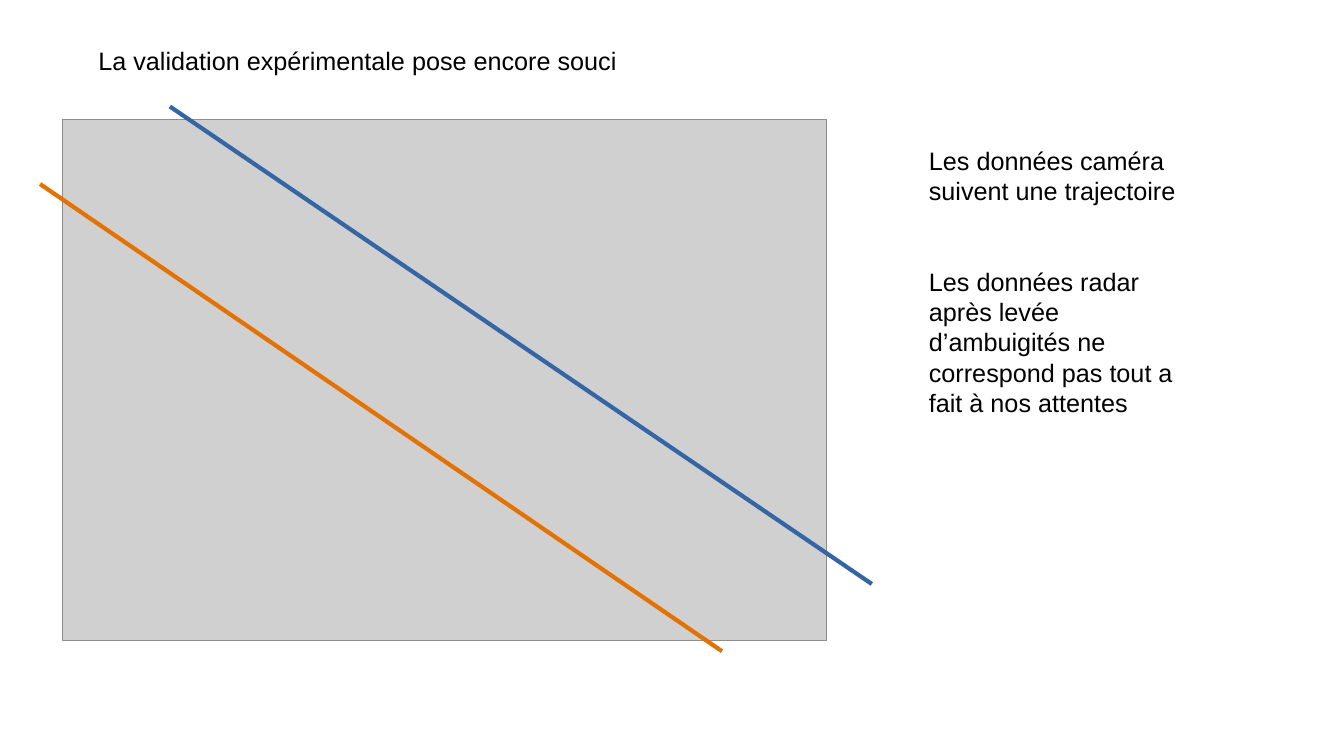
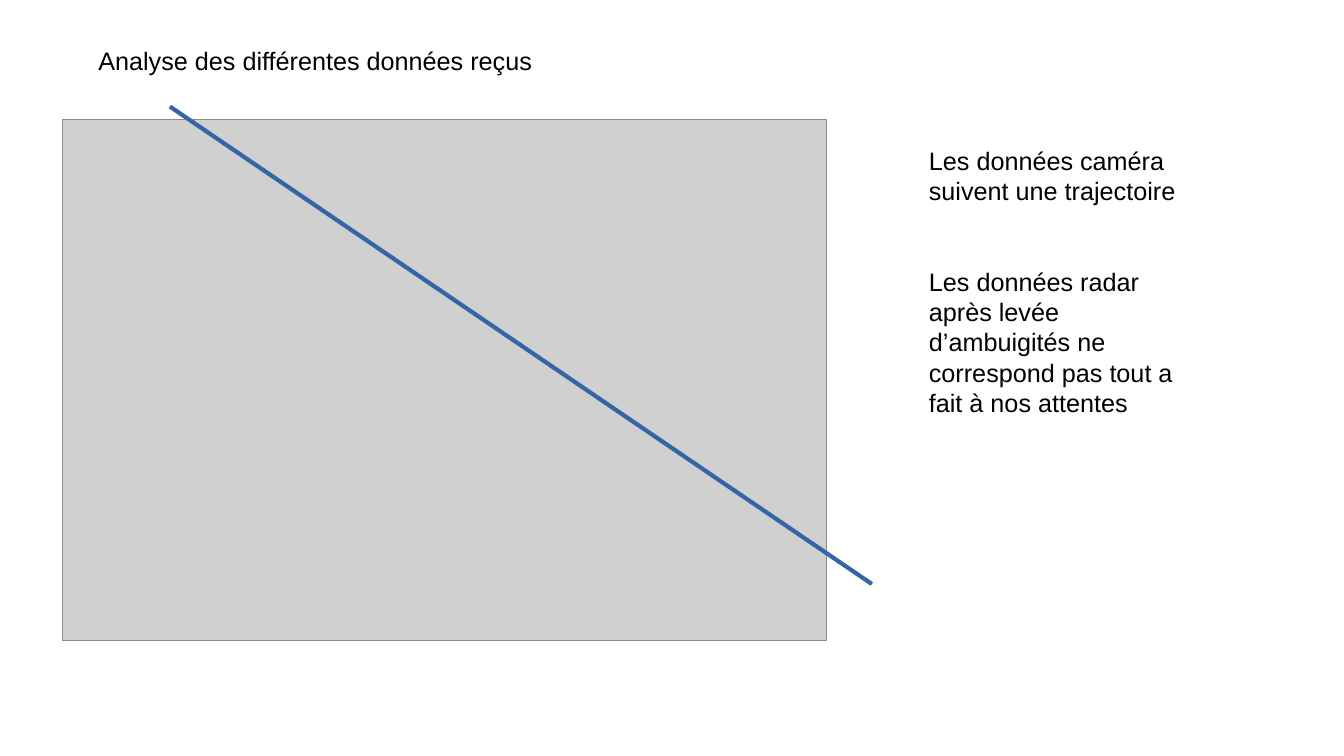
Before and after one commit to grotsartdehe/TFE, a slide deck: slide 25 of Presentation/Slides_TFE.pptx (slide 22 before the commit). Drawn at 1344x756 pixels with LibreOffice and Linux fonts; fonts in the diff are those of the drawing; grey boxes stand for pictures. Boxes give left, top, right and bottom in pixels: in the first picture for what was removed or moved away, otherwise in the second. Text is boxed around its words. In the diff, an @@ line names an element or a change of style, - is before the commit and + after.

```diff
--- a/Presentation/Slides_TFE.pptx
+++ b/Presentation/Slides_TFE.pptx
@@ text at (98,51,532,75): text changed @@
-La validation expérimentale pose encore souci
+Analyse des différentes données reçus
@@ line removed from (40, 185) to (722, 651) @@
```
Also in this commit, not shown: 10 other slides changed, 3 slides added, 5 other files.
